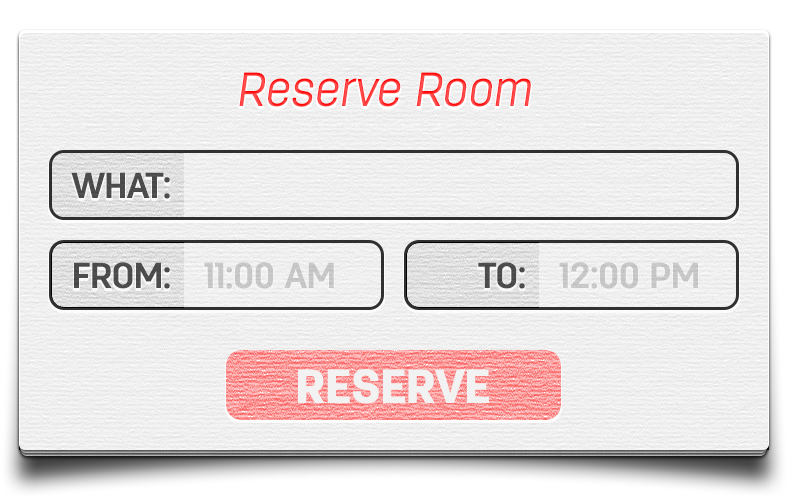
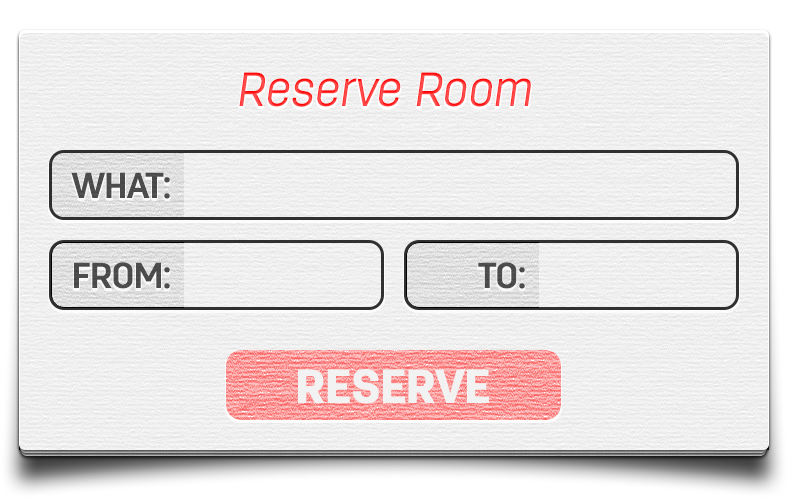
Revision of a layered 789px x 500px image; what changed, layer by layer:
hid "11:00 AM" over <box>204,262,334,289</box>
hid "12:00 PM" over <box>559,262,698,289</box>
